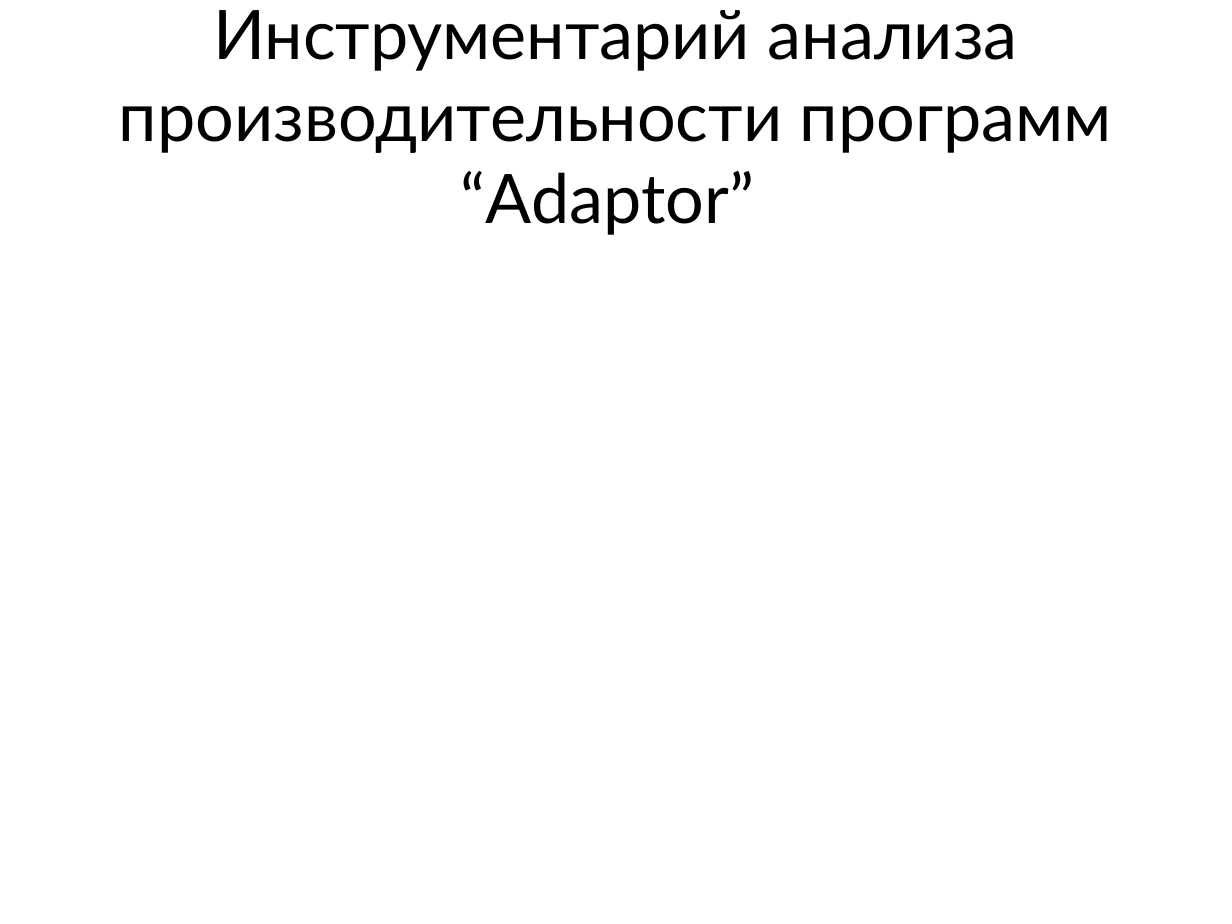
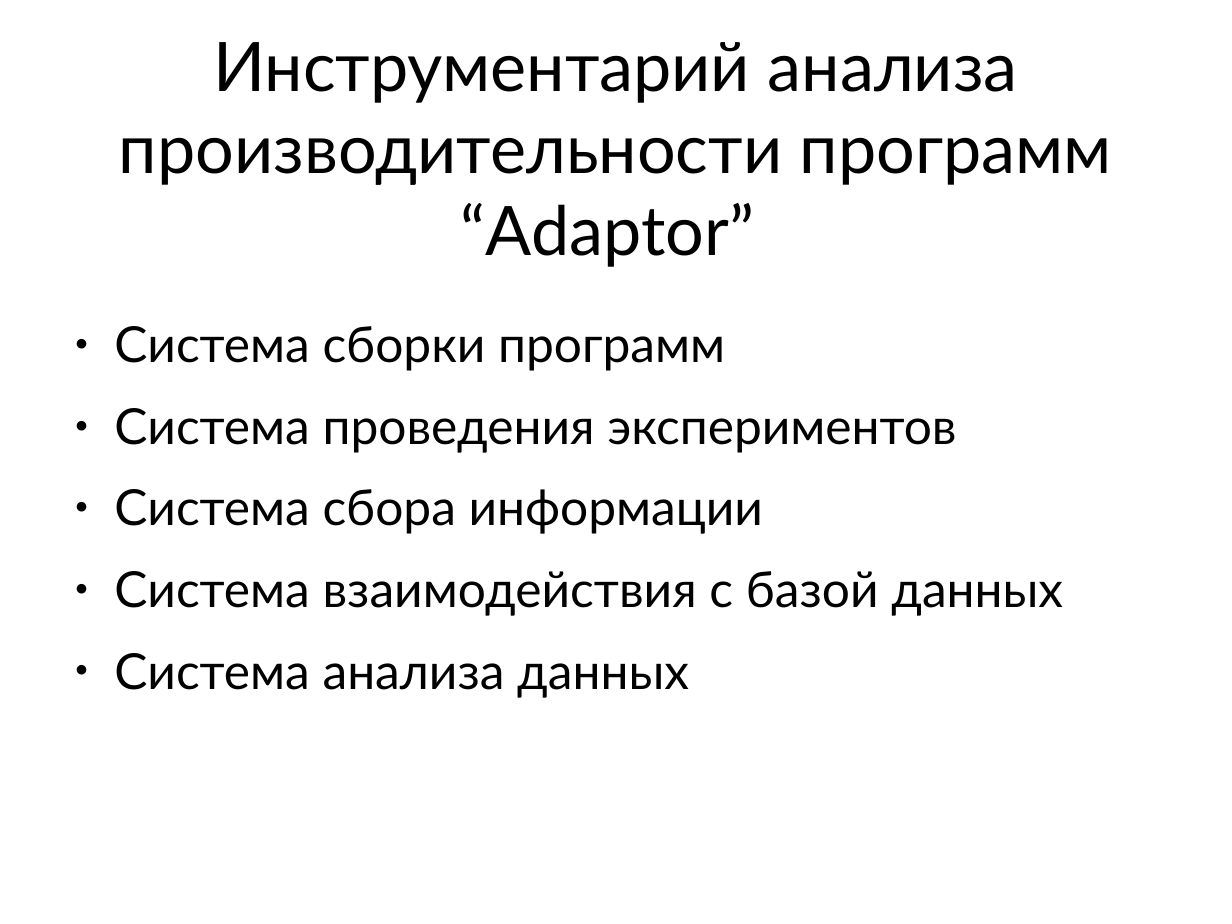
Before and after one commit to mkpankov/adaptor, a slide deck: slide 4 of diploma/defense/keynote.odp (slide 3 before the commit). Drawn at 1232x924 pixels with LibreOffice and Linux fonts; fonts in the diff are those of the drawing. Boxes give left, top, right and bottom in pixels: in the first picture for what was removed or moved away, otherwise in the second. Text is boxed around its words. In the diff, an @@ line names an element or a change of style, - is before the commit and + after.

```diff
--- a/diploma/defense/keynote.odp
+++ b/diploma/defense/keynote.odp
@@ title "Инструментарий анализа производительности программ “Adaptor”": place and size @@
-title "Инструментарий анализа производительности программ “Adaptor”" at (119, 10, 1112, 235)
+title "Инструментарий анализа производительности программ “Adaptor”" at (119, 42, 1112, 267)
@@ text added at (114, 326, 1063, 698), 32 pt, text #000000 @@
+● Система сборки программ
+● Система проведения экспериментов
+● Система сбора информации
+● Система взаимодействия с базой данных
+● Система анализа данных
```
Also in this commit, not shown: 2 other slides changed, 1 slide added.
